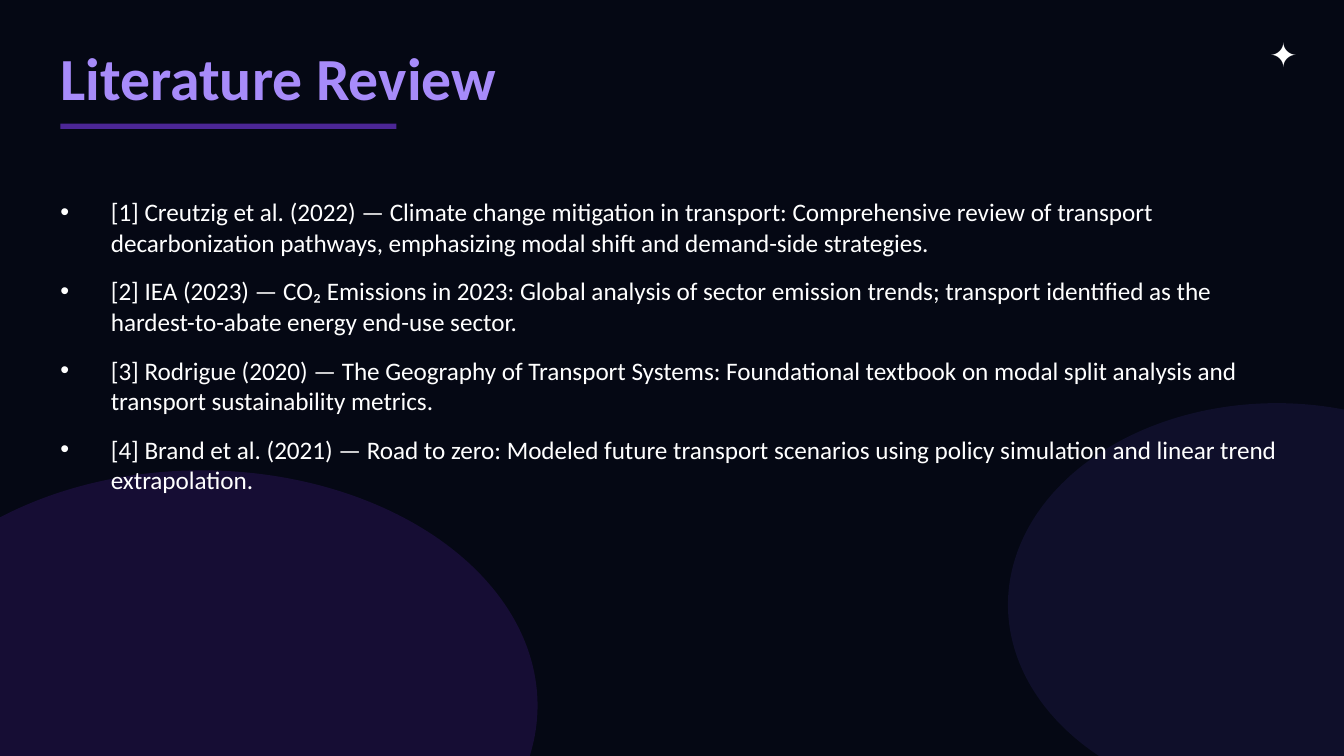
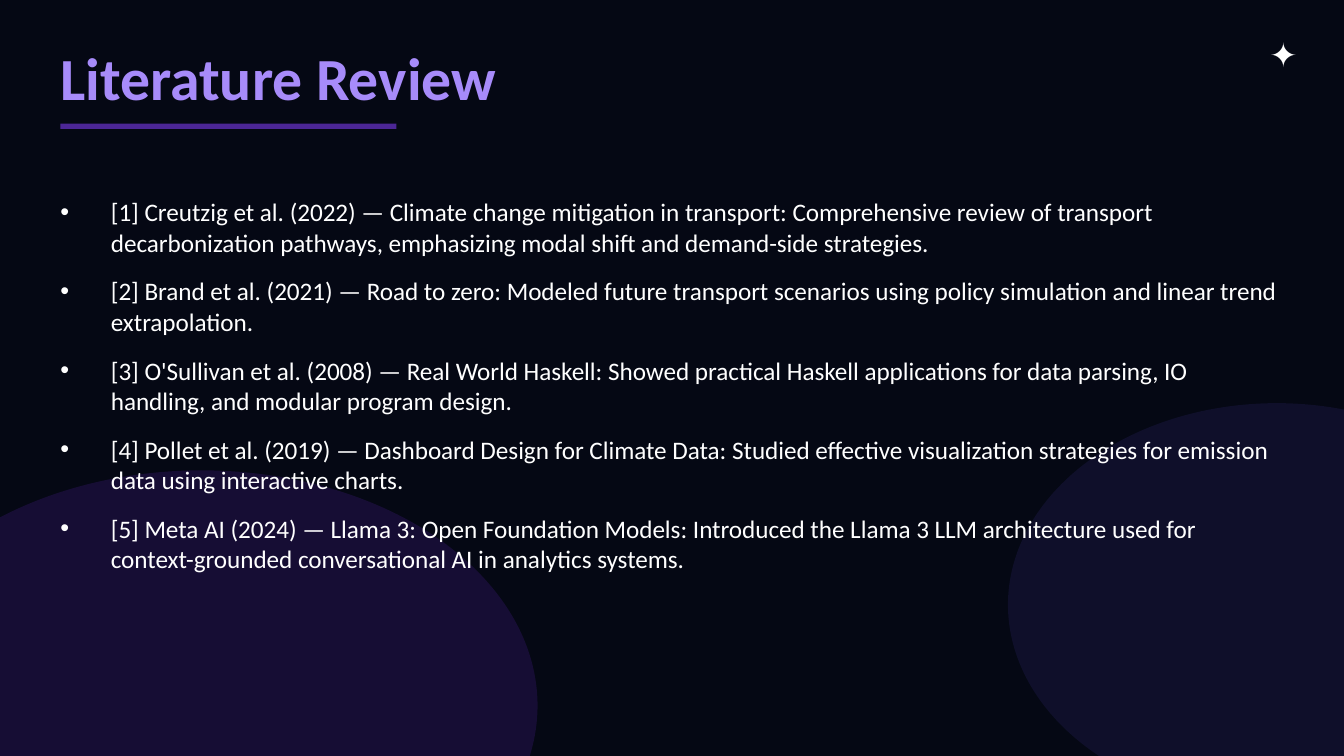
Before and after one commit to Ganath-Avinash/Traffic_Emission_Haskell, a slide deck: slide 6 of documentation/TransportSense_PFL.pptx. Drawn at 1344x756 pixels with LibreOffice and Linux fonts; fonts in the diff are those of the drawing. Boxes give left, top, right and bottom in pixels: in the first picture for what was removed or moved away, otherwise in the second. Text is boxed around its words. In the diff, an @@ line names an element or a change of style, - is before the commit and + after.

```diff
--- a/documentation/TransportSense_PFL.pptx
+++ b/documentation/TransportSense_PFL.pptx
@@ text at [111,281,1276,573]: text changed @@
-• [2] IEA (2023) — CO₂ Emissions in 2023: Global analysis of sector emission trends; transport identified as the hardest-to-abate energy end-use sector.
-• [3] Rodrigue (2020) — The Geography of Transport Systems: Foundational textbook on modal split analysis and transport sustainability metrics.
-• [4] Brand et al. (2021) — Road to zero: Modeled future transport scenarios using policy simulation and linear trend extrapolation.
+• [2] Brand et al. (2021) — Road to zero: Modeled future transport scenarios using policy simulation and linear trend extrapolation.
+• [3] O'Sullivan et al. (2008) — Real World Haskell: Showed practical Haskell applications for data parsing, IO handling, and modular program design.
+• [4] Pollet et al. (2019) — Dashboard Design for Climate Data: Studied effective visualization strategies for emission data using interactive charts.
+• [5] Meta AI (2024) — Llama 3: Open Foundation Models: Introduced the Llama 3 LLM architecture used for context-grounded conversational AI in analytics systems.
```
Also in this commit, not shown: 1 slide removed, 2 other files.
